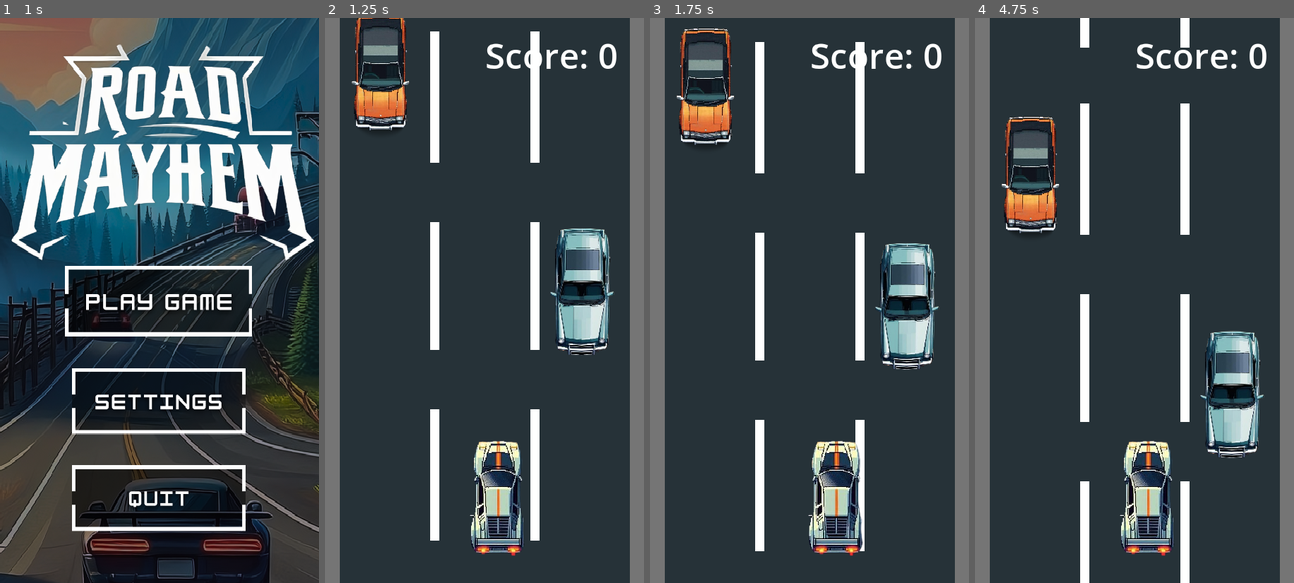
Above: before the commit, frames 1-4 (left to right).
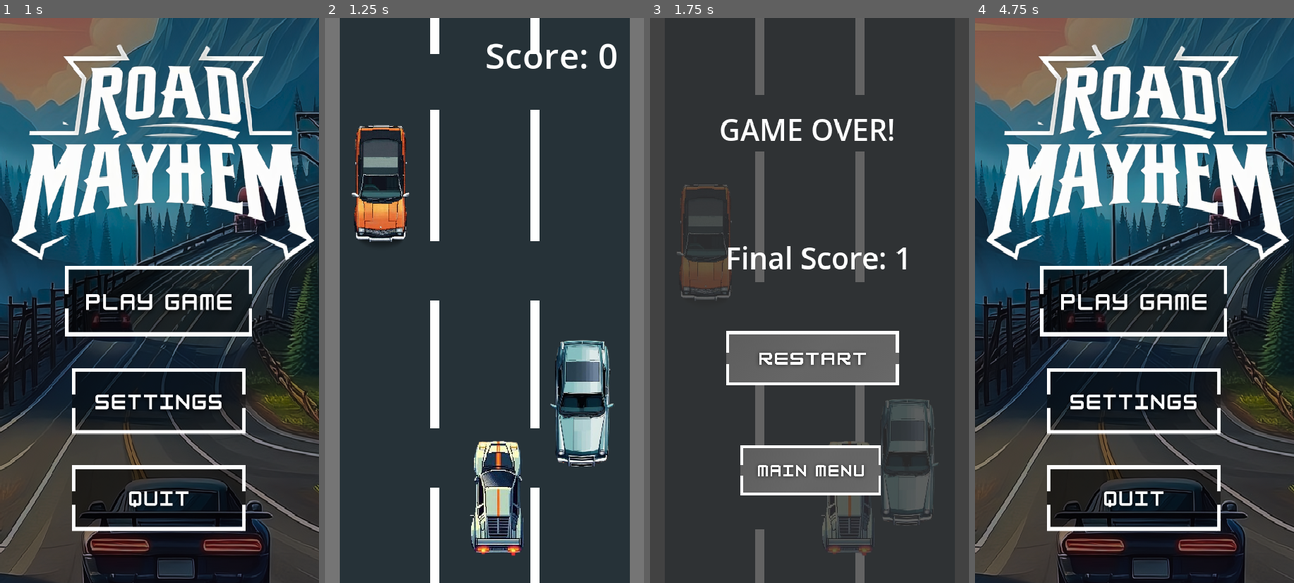
Above: after the commit, the same moments.

Repository: schadha2w/RoadMayhem
Game: Godot game, scene res://Scene/menu.tscn
Same seed, same stepped clock (60 frames per second), same inputs: the game is played once before the commit and once after it. Sound files missing from this copy of the repository are replaced by a short silence.
Inputs (mouse positions are in pixels of both pictures, inside the frame that each line leads up to):
- Up to frame 1 (1 s): click (159, 300) at 0.5 s
- Up to frame 2 (1.25 s): no input
- Up to frame 3 (1.75 s): hold Right (ui_right) from 1.28 s (still down)
- Up to frame 4 (4.75 s): release Right (ui_right) at 2 s; click (1137, 357) at 2.02 s; hold Left (ui_left) 2.78-3.5 s; click (1134, 470) at 3.52 s; click (1134, 300) at 4.27 s

Frame 1 is identical in both runs. In frame 2, 14% of the frame differs, in the area x 8-91%, y 0-100%; in frame 3, 35%; in frame 4, 81%, in the area x 0-100%, y 0-100%.

Commit message:
added sounds to them

Diff:
--- a/Scene/main.tscn
+++ b/Scene/main.tscn
@@ -10,6 +10,7 @@
 [ext_resource type="PackedScene" uid="uid://bc8qfot4g1kts" path="res://Scene/car1.tscn" id="6_yciaq"]
 [ext_resource type="Texture2D" uid="uid://bt305ilqwg58d" path="res://Assets/restart.png" id="9_bba7n"]
 [ext_resource type="Texture2D" uid="uid://cr8jm68od4mge" path="res://Assets/mainmenubutton.png" id="10_ev6m6"]
+[ext_resource type="AudioStream" uid="uid://be7r4sk0hewtg" path="res://Scene/click-button-140881.mp3" id="11_x5wri"]
 
 [sub_resource type="RectangleShape2D" id="RectangleShape2D_ew082"]
 size = Vector2(1238, 20)
@@ -23,8 +24,6 @@
 [node name="Node2D" type="Node2D"]
 script = ExtResource("1_4af3n")
 car_scene = ExtResource("6_yciaq")
-
-[node name="CharacterBody2D" type="CharacterBody2D" parent="."]
 
 [node name="Player" parent="." node_paths=PackedStringArray("score_ui", "game_over_ui", "final_score_label") instance=ExtResource("1_647k2")]
 position = Vector2(-104, 845)
@@ -152,6 +151,10 @@
 texture_normal = ExtResource("10_ev6m6")
 
 [node name="AudioStreamPlayer2D" type="AudioStreamPlayer2D" parent="CanvasLayer2"]
+process_mode = 3
+stream = ExtResource("11_x5wri")
+volume_db = 13.333
+pitch_scale = 2.52
 
 [connection signal="area_entered" from="Player/Area2D3" to="." method="_on_area_entered"]
 [connection signal="pressed" from="CanvasLayer2/RestartButton" to="." method="_on_restart_button_pressed"]
--- a/Scripts/main.gd
+++ b/Scripts/main.gd
@@ -5,13 +5,19 @@
 @onready var restart_button : TextureButton = $CanvasLayer2/RestartButton
 @onready var mainmenu_button : TextureButton = $CanvasLayer2/MainMenuButton
 
+@onready var button_sound_player: AudioStreamPlayer2D = $CanvasLayer2/AudioStreamPlayer2D
 @export var car_scene : PackedScene
 
 var rand = RandomNumberGenerator.new()
+var next_action: Callable = Callable()
+
 
 func _ready():
 	restart_button.connect("pressed", Callable(self, "_on_restart_button_pressed"))
 	mainmenu_button.connect("pressed", Callable(self, "_on_main_menu_button_pressed"))
+	button_sound_player.connect("finished", Callable(self, "_on_sound_finished"))
+
+
 
 
 func _on_area_entered(area: Area2D) -> void:
@@ -20,10 +26,31 @@
 	car.global_position = point.global_position
 	add_child(car)
 
+func _play_button_sound() -> void:
+	if button_sound_player.is_playing():
+		button_sound_player.stop()
+	button_sound_player.play()
+
 func _on_restart_button_pressed():
+	_play_button_sound()
+	next_action = Callable(self, "restart_the_game")
+
+
+func _on_main_menu_button_pressed():
+	_play_button_sound()
+	next_action = Callable(self, "_change_to_menu_scene")
+
+
+func _on_sound_finished() -> void:
+	if next_action.is_valid():
+		next_action.call()
+
+func restart_the_game() -> void:
+	print("yeah it works")
 	get_tree().paused = false
 	get_tree().reload_current_scene()
 
-func _on_main_menu_button_pressed():
+
+func _change_to_menu_scene() -> void:
 	get_tree().paused = false
 	get_tree().change_scene_to_file("res://Scene/menu.tscn")
--- a/Scripts/player.gd
+++ b/Scripts/player.gd
@@ -4,8 +4,8 @@
 var current_speed = 0.0
 var acceleration = 200.0
 var deceleration = 150.0
-var max_speed = 1000.0
-var min_speed = 50.0
+var max_speed = 10000.0
+var min_speed = 1000.0
 var current_score = 0
 
 @export var score_ui : Node
Not shown: 1 places in Scene/main.tscn that only renumber resources
